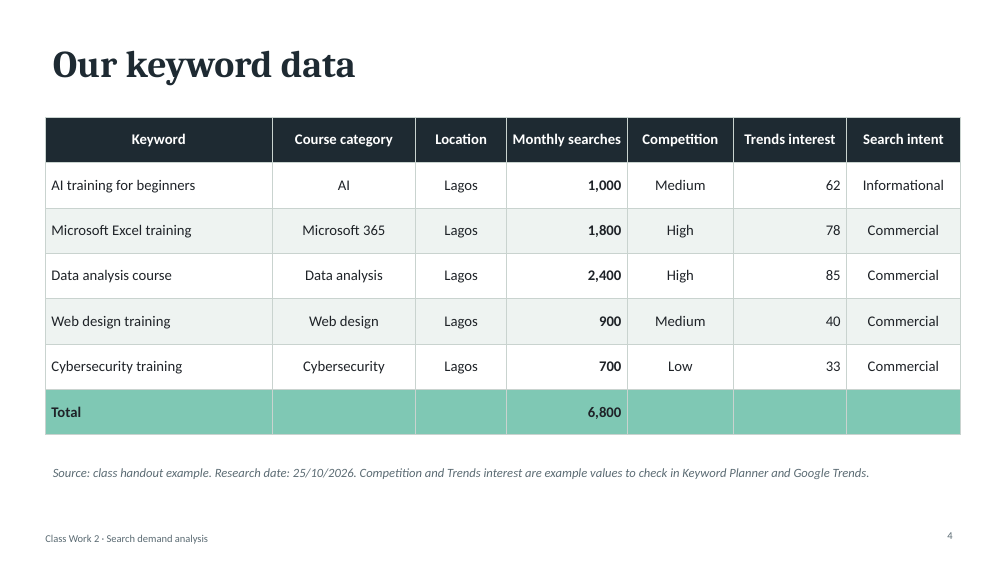
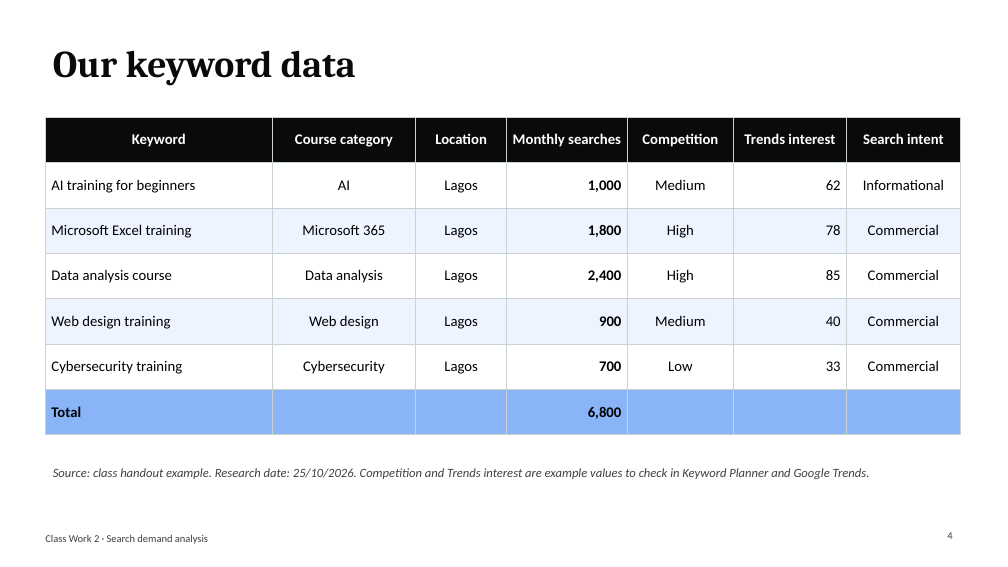
Before and after one commit to BadboyVee/BlackHoleeee, a slide deck: slide 4 of research-register/Search_Demand_Analysis_Presentation.pptx. Drawn at 1008x567 pixels with LibreOffice and Linux fonts; fonts in the diff are those of the drawing. Boxes give left, top, right and bottom in pixels: in the first picture for what was removed or moved away, otherwise in the second. Text is boxed around its words. In the diff, an @@ line names an element or a change of style, - is before the commit and + after.

```diff
--- a/research-register/Search_Demand_Analysis_Presentation.pptx
+++ b/research-register/Search_Demand_Analysis_Presentation.pptx
@@ title "Our keyword data" at bbox=[53, 50, 356, 86]: text colour #1E2A32 to #0A0A0A @@
@@ table at bbox=[45, 117, 960, 423] @@
@@ fill #1E2A32 to #0A0A0A in row 1 @@
@@ fill #EEF3F1 to #EEF4FF in 14 cells @@
@@ fill #7FC8B4 to #8AB4F8 in row 7 @@
@@ text colour #1F2328 to #000000 in "AI training for beginners", "AI", "Lagos", "1,000" and 33 more places @@
@@ text colour #5B6B73 to #3F3F46 in 3 elements at bbox=[53, 468, 870, 479], bbox=[947, 532, 952, 539], bbox=[45, 534, 208, 544] @@
```
Also in this commit, not shown: 5 other slides changed, 3 other files.
